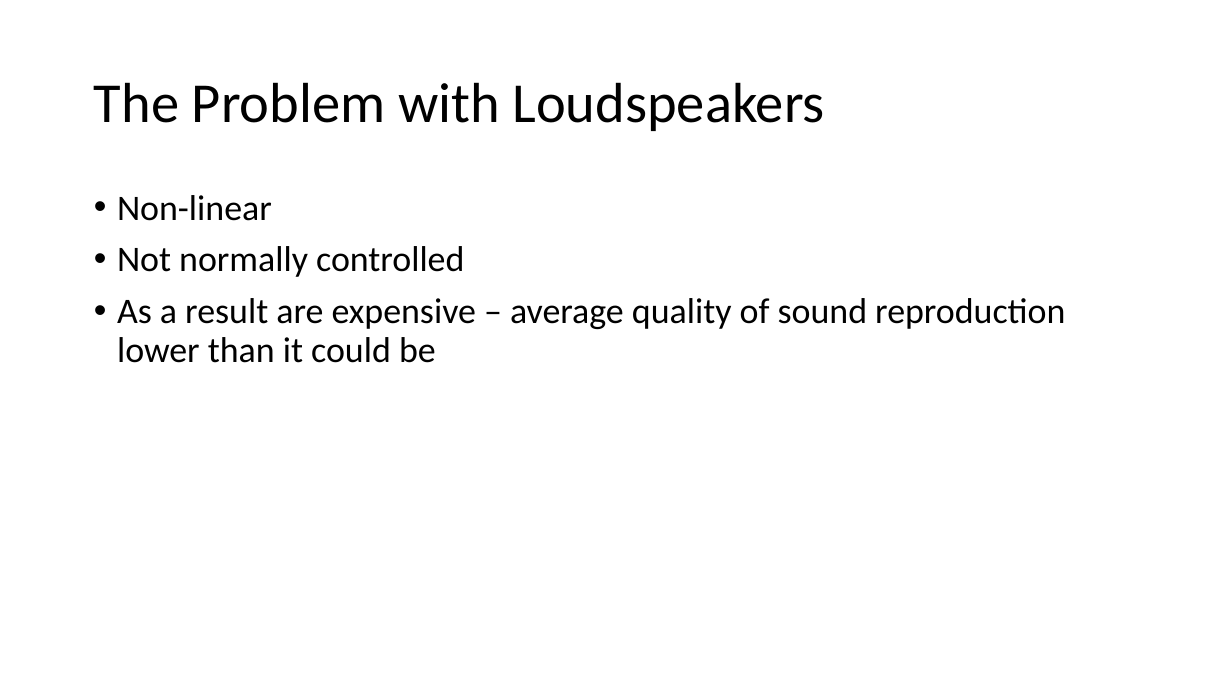
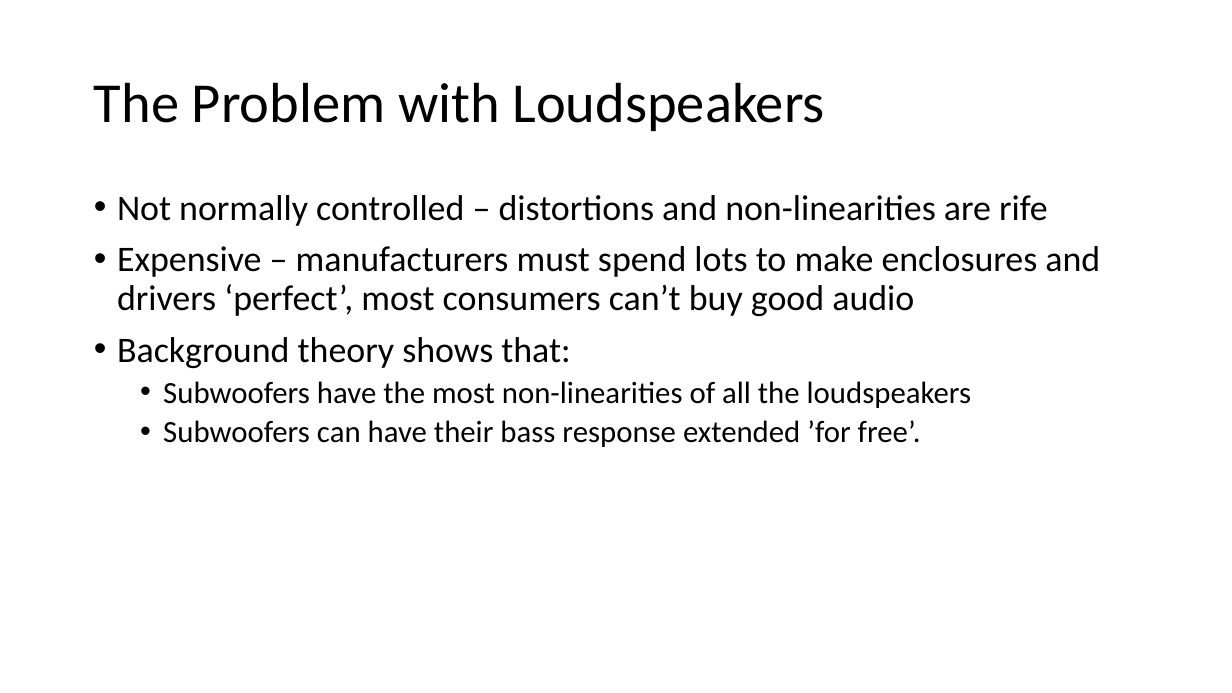
Before and after one commit to spez1998/3rd-year-project, a slide deck: slide 7 of Deliverables/2ndMarkerViva/viva_presentation.pptx. Drawn at 1232x693 pixels with LibreOffice and Linux fonts; fonts in the diff are those of the drawing. Boxes give left, top, right and bottom in pixels: in the first picture for what was removed or moved away, otherwise in the second. Text is boxed around its words. In the diff, an @@ line names an element or a change of style, - is before the commit and + after.

```diff
--- a/Deliverables/2ndMarkerViva/viva_presentation.pptx
+++ b/Deliverables/2ndMarkerViva/viva_presentation.pptx
@@ text at [117,195,1100,447]: text changed @@
-• Non-linear
-• Not normally controlled
-• As a result are expensive – average quality of sound reproduction lower than it could be
+• Not normally controlled – distortions and non-linearities are rife
+• Expensive – manufacturers must spend lots to make enclosures and drivers ‘perfect’, most consumers can’t buy good audio
+• Background theory shows that:
+  • Subwoofers have the most non-linearities of all the loudspeakers
+  • Subwoofers can have their bass response extended ’for free’.
```
Also in this commit, not shown: 4 other slides changed, 3 slides added, 1 other file.
